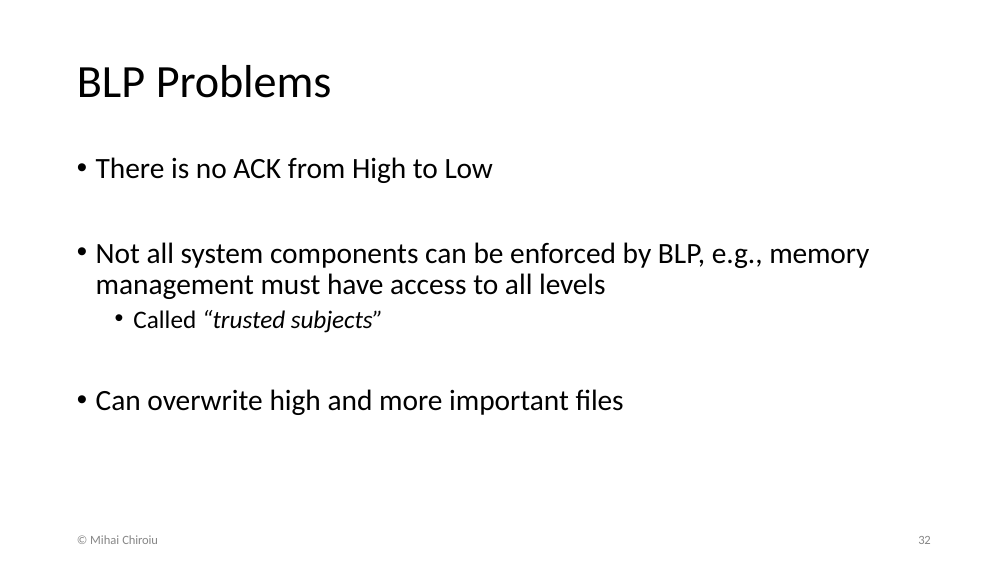
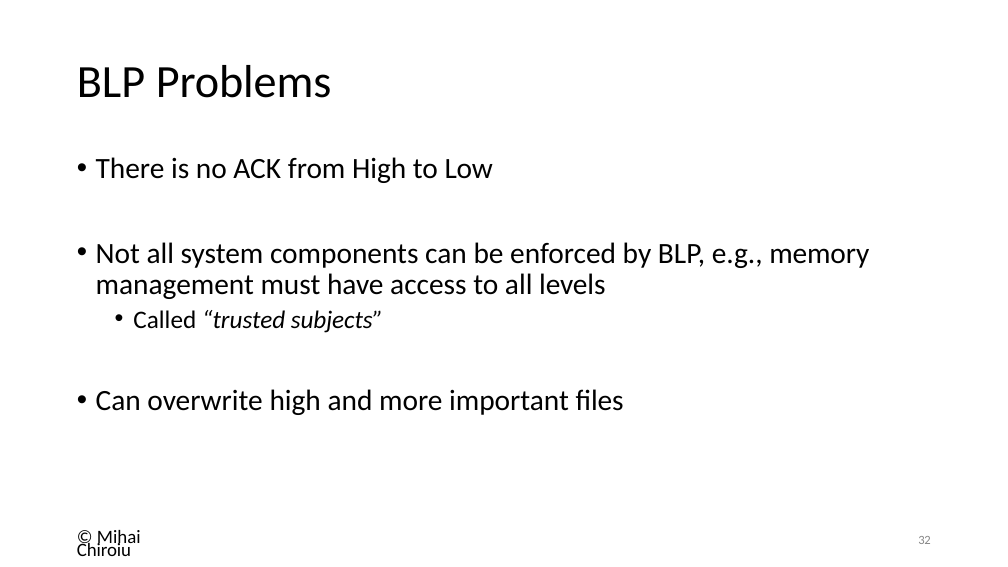
Before and after one commit to jx5c/github.io, a slide deck: slide 32 of teaching/ITIS6200/2023fa/lectures/access.control.pptx. Drawn at 1008x567 pixels with LibreOffice and Linux fonts; fonts in the diff are those of the drawing; background and template pictures are left out. Boxes give left, top, right and bottom in pixels: in the first picture for what was removed or moved away, otherwise in the second. Text is boxed around its words. In the diff, an @@ line names an element or a change of style, - is before the commit and + after.

```diff
--- a/teaching/ITIS6200/2023fa/lectures/access.control.pptx
+++ b/teaching/ITIS6200/2023fa/lectures/access.control.pptx
@@ text "© Mihai Chiroiu" at (77,530,141,556): size 12 to 18 pt, text colour #878787 to #000000 @@
```
Also in this commit, not shown: 49 other slides changed, 8 other files.
